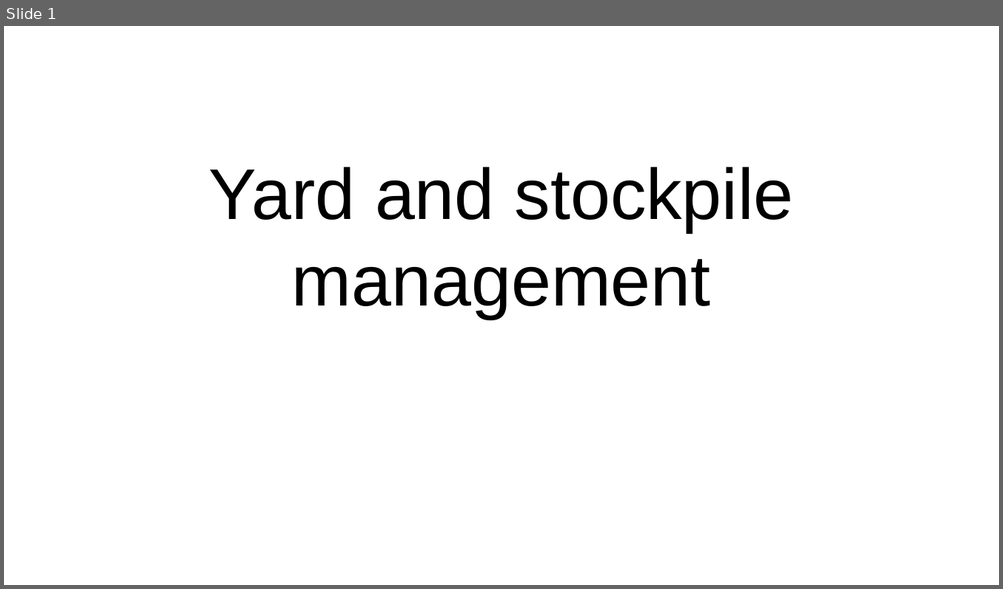
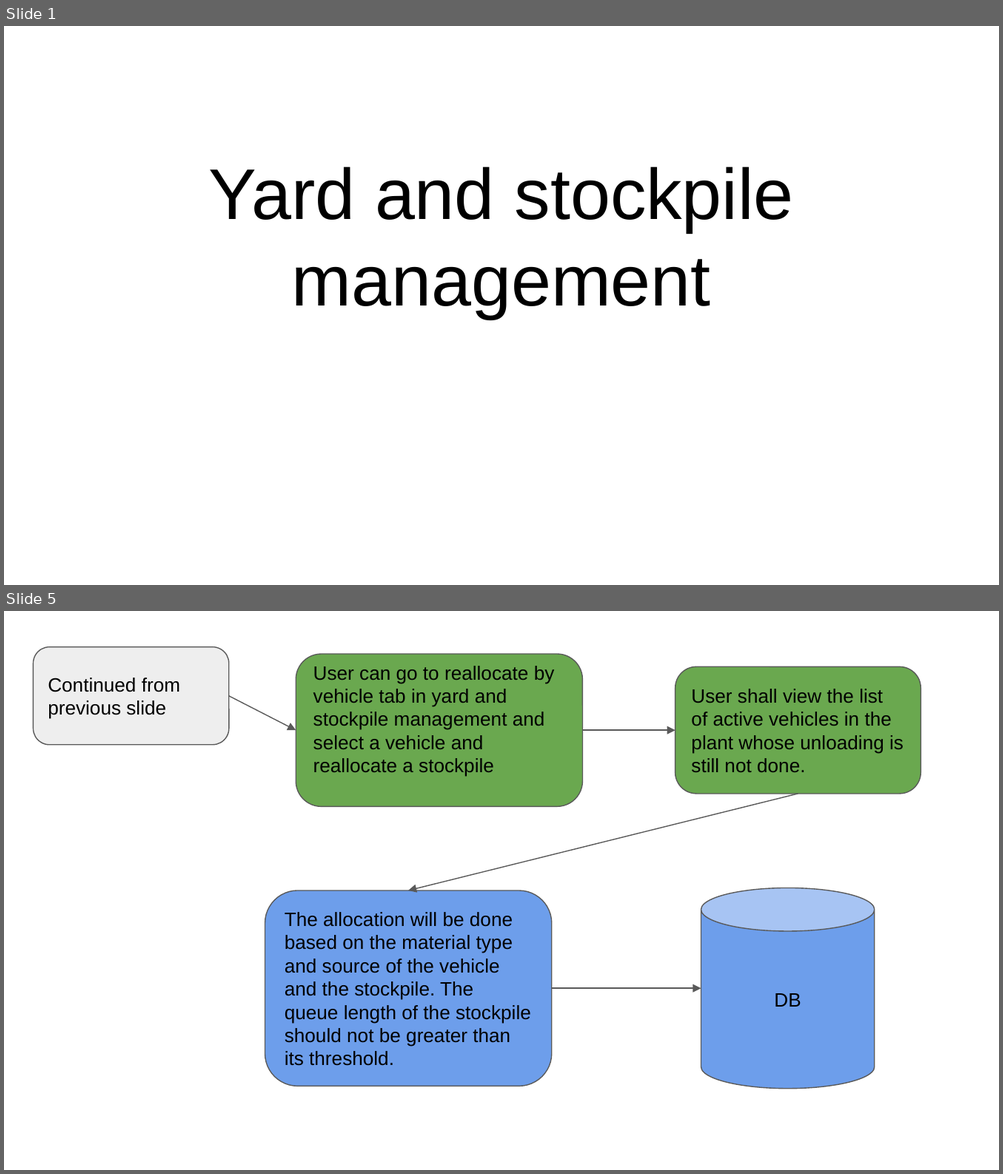
Before and after one commit to elogic-cscts/cscts_srs, a slide deck: Yard_and_Stockpile_SRS/yard-stockpile-flow.pptx. Shown one above the other, each under a label of ours: slide 1 before the commit, slides 1 and 5 after it; the slides between them are not shown. The pictures are 1003x589 and 1003x1174 pixels, drawn with LibreOffice and Linux fonts; fonts in the diff are those of the drawing. Boxes give left, top, right and bottom in pixels: in the first picture for what was removed or moved away, otherwise in the second. Text is boxed around its words. In the diff, an @@ line names an element or a change of style, - is before the commit and + after.

Commit message:
yard, stockpile and WB flow ppt

```diff
--- a/Yard_and_Stockpile_SRS/yard-stockpile-flow.pptx
+++ b/Yard_and_Stockpile_SRS/yard-stockpile-flow.pptx
@@ slide 5 added at [4,611,999,1170], background #FFFFFF @@
@@ rounded rectangle added at [33,647,229,744], fill #EEEEEE, outline #595959 0.75 pt, 14 pt, text #000000 @@
+Continued from previous slide
@@ rounded rectangle added at [296,654,582,807], fill #6AA84F, outline #595959 0.75 pt, 14 pt, text #000000 @@
+User can go to reallocate by vehicle tab in yard and stockpile management and select a vehicle and reallocate a stockpile
@@ rounded rectangle added at [675,667,921,794], fill #6AA84F, outline #595959 0.75 pt, 14 pt, text #000000 @@
+User shall view the list of active vehicles in the plant whose unloading is still not done.
@@ arrow added from (229, 695) to (296, 730), #595959 0.75 pt @@
@@ arrow added from (582, 730) to (675, 730), #595959 0.75 pt @@
@@ arrow added from (798, 794) to (408, 891), #595959 0.75 pt @@
@@ rounded rectangle added at [264,891,551,1086], fill #6D9EEB, outline #595959 0.75 pt, 14 pt, text #000000 @@
+The allocation will be done based on the material type and source of the vehicle and the stockpile. The queue length of the stockpile should not be greater than its threshold.
@@ cylinder added at [701,889,874,1089], fill #6D9EEB, outline #595959 0.75 pt, 14 pt, text #000000 @@
+DB
@@ arrow added from (551, 989) to (701, 989), #595959 0.75 pt @@
```
Also in this commit, not shown: 4 other slides added, 7 slides removed, 1 other file.
